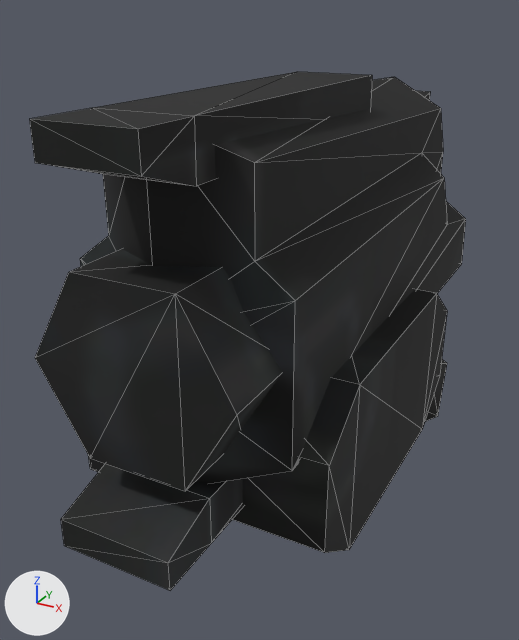
A saved change to the glTF model public/assets/models/Pistol.glb.
The view is the same before and after, from a camera (50 mm lens) standing at (0.078, -0.241, 0.115) and looking at (-0.02, -0.062, 0.026). The axes (+X, +Y, +Z) are drawn at lower left. The lights are the same throughout. The first picture is the older version. Mesh edges are drawn as thin lines.
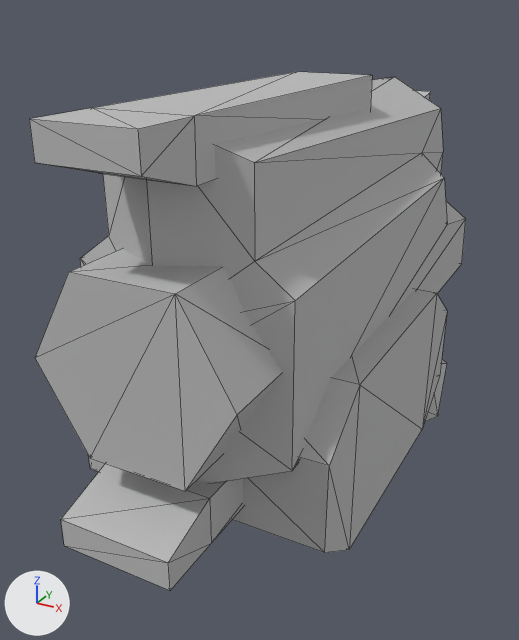
Boxes (x1, y1, x2, y2) around the edits, measured in the pictures (519 x 640 px):
'Mesh_0', surface changed (black to grey)
    both: (30, 72, 466, 590)

The change, as a diff of the scene's bpy script:
```diff
--- a/public/assets/models/Pistol.glb.py
+++ b/public/assets/models/Pistol.glb.py
@@ mat_rifle @@
 mat_rifle = principled_material('Rifle')
-mat_rifle.texture = img_image_0
+mat_rifle.base_color = (0.5, 0.5, 0.5)  # grey #bcbcbc
 mat_rifle.roughness = 0.8
```
